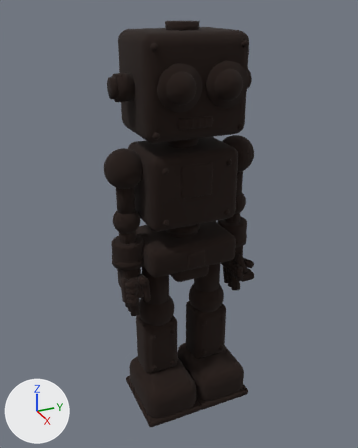
One commit to the Blender file art/3d/atom-robot.blend: the scene before it, then after it.
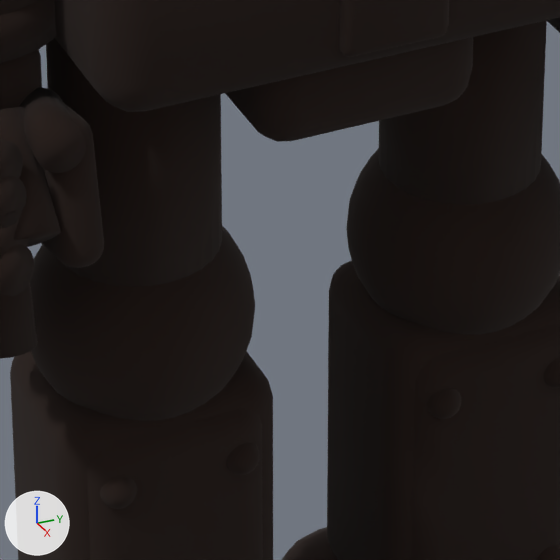
Each version appears first whole from a camera (50 mm lens) standing at (2.265, -1.038, 2.242) and looking at (0.008, -0.023, 1.113), and next in a close-up on the part from 38% to 62% of the width and 58% to 78% of the height. The axes (+X, +Y, +Z) are drawn at lower left. The lights are the same throughout. The last two pictures show the newer version.

Names of what the first close-up shows: 'knee_L', 'knee_R', 'palm_grip_Front', 'pelvis_crotch', 'pelvis_plate', 'pelvis_shorts', 'shin_frame_L', 'shin_frame_R', 'shin_guard_L', 'shin_guard_R', 'thigh_L', 'thigh_R' and 17 more.
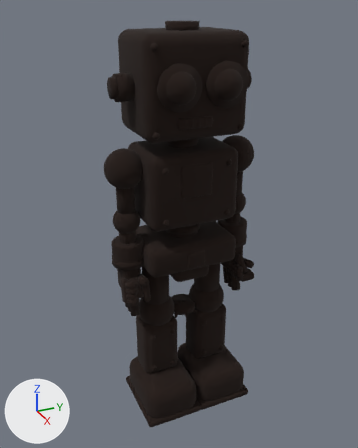
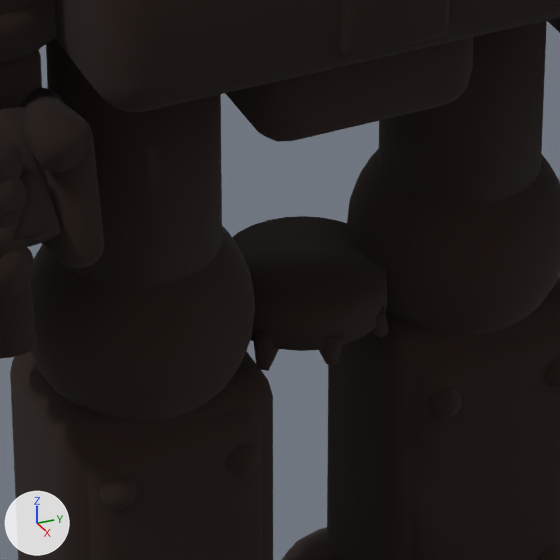
Location of each change, [x1, y1, x2, y2] in pixels of the close-ups (560 x 560 px):
```json
{"object": "flange_collar", "change": "added", "after": [232, 216, 387, 351]}
{"object": "flange_shard7", "change": "added", "after": [253, 330, 279, 371]}
{"object": "flange_shard0", "change": "added", "after": [319, 335, 344, 364]}
```

Scene script edits in JSON lines:
```json
{"op": "add", "block": "me_flange_shard7", "code": ["me_flange_shard7 = bpy.data.meshes.new('flange_shard7')", "me_flange_shard7.from_pydata(...)  # 56 vertices, 30 faces; spans x -0.0109..0.0109, y -0.0109..0.0109, z -0.0131..0.0131", "me_flange_shard7.polygons.foreach_set('use_smooth', [True] * 30)", "me_flange_shard7.materials.append(mat_ar_metal)", "me_flange_shard7.materials.append(mat_ar_outline)  # black #1f0e06"]}
{"op": "add", "block": "me_flange_shard0", "code": ["me_flange_shard0 = bpy.data.meshes.new('flange_shard0')", "me_flange_shard0.from_pydata(...)  # 56 vertices, 30 faces; spans x -0.0107..0.0107, y -0.0107..0.0107, z -0.0092..0.0092", "me_flange_shard0.polygons.foreach_set('use_smooth', [True] * 30)", "me_flange_shard0.materials.append(mat_ar_metal)", "me_flange_shard0.materials.append(mat_ar_outline)  # black #1f0e06"]}
{"op": "add", "block": "me_flange_collar", "code": ["me_flange_collar = bpy.data.meshes.new('flange_collar')", "me_flange_collar.from_pydata(...)  # a 28-sided cylinder along z spanning x -0.075..0.075, y -0.075..0.075, z -0.018..0.018", "me_flange_collar.polygons.foreach_set('use_smooth', [True] * 30)", "me_flange_collar.materials.append(mat_ar_metal)", "me_flange_collar.materials.append(mat_ar_outline)  # black #1f0e06"]}
{"op": "add", "block": "ob_flange_shard7", "code": ["ob_flange_shard7 = bpy.data.objects.new('flange_shard7', me_flange_shard7)", "ob_flange_shard7.location = (0.047, -0.059, 0.554)", "ob_flange_shard7.rotation_euler = (2.624, 0.0, 0.81)  # degrees (150, 0, 46)", "_m = ob_flange_shard7.modifiers.new('outline', 'SOLIDIFY')", "_m.thickness = 0.006", "_m.offset = 1.0", "_m.material_offset = 1", "_m.use_flip_normals = True"]}
{"op": "add", "block": "ob_flange_shard0", "code": ["ob_flange_shard0 = bpy.data.objects.new('flange_shard0', me_flange_shard0)", "ob_flange_shard0.location = (0.072, -0.005, 0.557)", "ob_flange_shard0.rotation_euler = (2.731, 0.0, 1.428)  # degrees (156, 0, 82)", "_m = ob_flange_shard0.modifiers.new('outline', 'SOLIDIFY')", "_m.thickness = 0.006", "_m.offset = 1.0", "_m.material_offset = 1", "_m.use_flip_normals = True"]}
{"op": "add", "block": "ob_flange_collar", "code": ["ob_flange_collar = bpy.data.objects.new('flange_collar', me_flange_collar)", "ob_flange_collar.location = (0.0, 0.0, 0.583)", "ob_flange_collar.rotation_euler = (3.142, 0.0, 0.0)  # degrees (180, 0, 0)", "_m = ob_flange_collar.modifiers.new('outline', 'SOLIDIFY')", "_m.thickness = 0.006", "_m.offset = 1.0", "_m.material_offset = 1", "_m.use_flip_normals = True"]}
```
